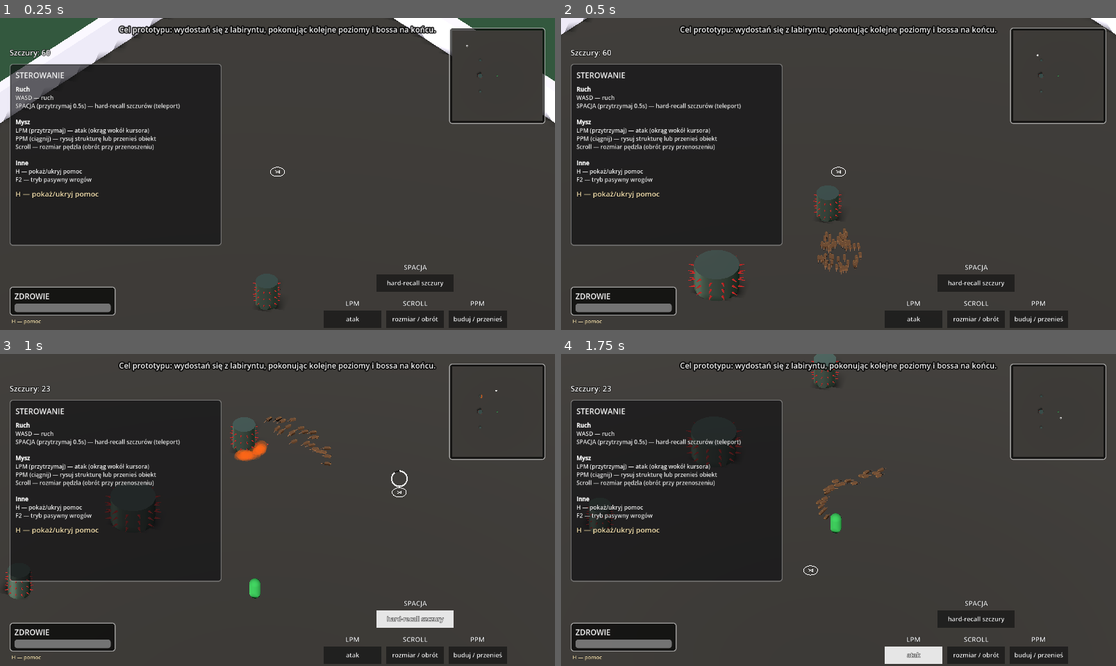
Above: before the commit, frames 1-4 (two rows, left to right).
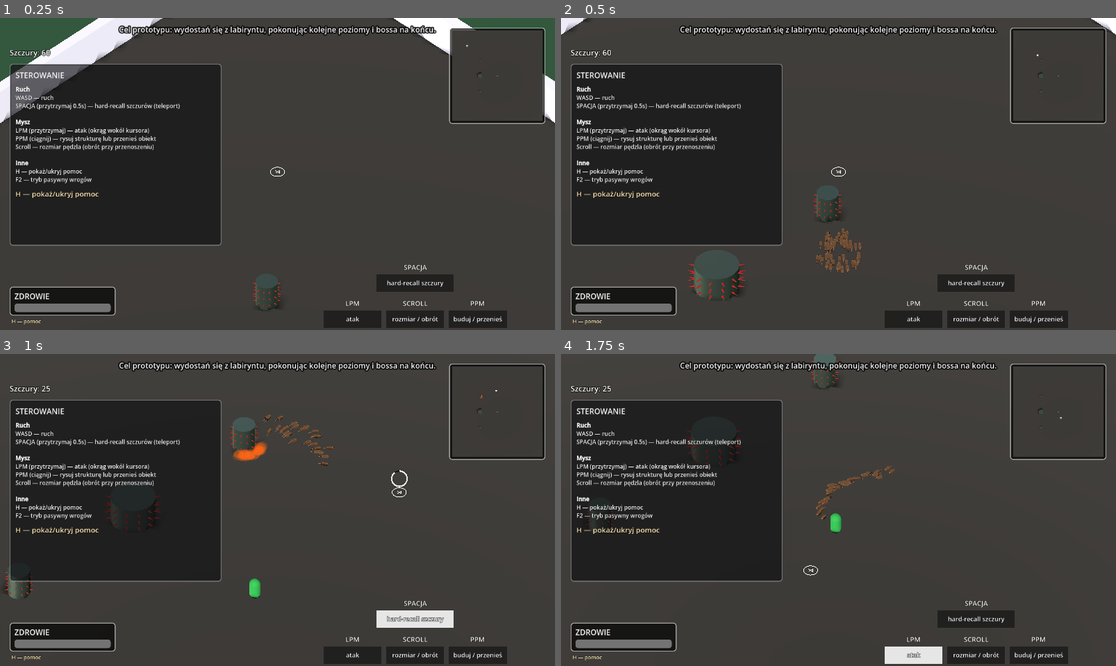
Above: after the commit, the same moments.

Repository: VirtuaIL/ZTGK-Prototyp
Game: Godot game, scene res://scenes/main.tscn
Same seed, same stepped clock (60 frames per second), same inputs: the game is played once before the commit and once after it.
Inputs (mouse positions are in pixels of both pictures, inside the frame that each line leads up to):
- Up to frame 1 (0.25 s): no input
- Up to frame 2 (0.5 s): no input
- Up to frame 3 (1 s): tap Enter at 0.5 s; move the mouse to (399, 494) at 0.52 s; hold D (move_right) from 0.53 s (still down); hold Space (recall_rats) from 0.53 s (still down); click (399, 494) at 0.67 s
- Up to frame 4 (1.75 s): release D (move_right) at 1.25 s; release Space (recall_rats) at 1.25 s; drag from (727, 525) to (810, 572) at 1.27 s

Frame 1 is identical in both runs. In frame 2, 0.3% of the frame differs, in the area x 45-55%, y 64-83%; in frame 3, 0.4%, in the area x 8-87%, y 10-36%; in frame 4, 0.3%.

Commit message:
poprawki

Diff:
--- a/scripts/cheese.gd
+++ b/scripts/cheese.gd
@@ -45,8 +45,18 @@
 	# Check for nearby rats manually (since rats have collision_layer=0)
 	var mgr = get_tree().get_first_node_in_group("rat_manager")
 	if mgr != null and "rats" in mgr:
+		# Podnoszenie przedmiotów jest możliwe TYLKO gdy szczury podążają za kursorem
+		# (nie atakują i nie niosą barda / obiektu)
+		var combat_active: bool = mgr.get("combat_rmb_down") == true
+		var carrying_bard: bool = mgr.get("grabbed_object") != null
+		if combat_active or carrying_bard:
+			return
+
 		for rat in mgr.rats:
 			if not is_instance_valid(rat):
+				continue
+			# Dodatkowa blokada: szczury w trybie carrier (niosą obiekt)
+			if rat.get("is_carrier") == true:
 				continue
 			var d_sq = global_position.distance_squared_to(rat.global_position)
 			if d_sq < pickup_radius * pickup_radius:
--- a/scripts/enemy.gd
+++ b/scripts/enemy.gd
@@ -446,7 +446,14 @@
 			if CheeseScene:
 				var c = CheeseScene.instantiate()
 				get_parent().add_child(c)
-				c.global_position = global_position
+				# Losowe wyrzucenie przedmiotu – nie centralnie pod wrogiem
+				var throw_angle := randf() * TAU
+				var throw_dist := randf_range(1.2, 2.5)
+				c.global_position = global_position + Vector3(
+					cos(throw_angle) * throw_dist,
+					0.0,
+					sin(throw_angle) * throw_dist
+				)
 				if c.has_method("set_type"):
 					c.set_type(randi() % 4)
 	)
--- a/scripts/gas_cloud.gd
+++ b/scripts/gas_cloud.gd
@@ -1,17 +1,27 @@
 extends Area3D
 
-@export var duration: float = 2.0
-@export var damage_per_tick: float = 5.0
+# Pojedynczy segment śladu gazowego zostawiany przez szczury.
+# Pojawia się jako półprzezroczysty dysk i zanika przez `duration` sekund.
+
+@export var duration: float = 2.5
+@export var damage_per_tick: float = 10.0   # zmienione z 5 na 10
 @export var damage_interval: float = 0.5
-@export var cloud_radius: float = 0.4
+@export var cloud_radius: float = 0.35
 
 var _time_alive: float = 0.0
 var _tick_timer: float = 0.0
 
 func _ready() -> void:
-	# Make sure it only interacts with enemies
-	# If enemies are on a certain mask, we can set that, but we'll also just check groups
-	pass
+	var mesh_inst = $MeshInstance3D
+	if mesh_inst:
+		var mat = StandardMaterial3D.new()
+		mat.albedo_color = Color(0.1, 0.85, 0.15, 0.55)
+		mat.transparency = BaseMaterial3D.TRANSPARENCY_ALPHA
+		mat.shading_mode = BaseMaterial3D.SHADING_MODE_UNSHADED
+		mat.cull_mode = BaseMaterial3D.CULL_DISABLED
+		mesh_inst.material_override = mat
+		# Spłaszczony dysk poziomy
+		mesh_inst.scale = Vector3(cloud_radius * 2.0, 0.04, cloud_radius * 2.0)
 
 func _physics_process(delta: float) -> void:
 	_time_alive += delta
@@ -19,15 +29,13 @@
 		queue_free()
 		return
 
-	# visual pulse
+	# Zanikanie alpha w czasie – bez pulsowania, ciągły ślad
 	var mesh_inst = $MeshInstance3D
-	if mesh_inst:
-		var scale_val = 1.0 + sin(_time_alive * 5.0) * 0.1
-		mesh_inst.scale = Vector3(scale_val, scale_val, scale_val)
-		# fade out
-		if mesh_inst.material_override:
-			var mat = mesh_inst.material_override
-			mat.albedo_color.a = clampf(1.0 - (_time_alive / duration), 0.0, 0.6)
+	if mesh_inst and mesh_inst.material_override:
+		var mat = mesh_inst.material_override as StandardMaterial3D
+		if mat:
+			var progress: float = _time_alive / duration
+			mat.albedo_color.a = clampf(0.55 * (1.0 - progress), 0.0, 0.55)
 
 	_tick_timer -= delta
 	if _tick_timer <= 0.0:
--- a/scripts/rat.gd
+++ b/scripts/rat.gd
@@ -108,6 +108,12 @@
 	var mgr = get_tree().get_first_node_in_group("rat_manager")
 	if mgr != null and "buff_purple_timer" in mgr:
 		if mgr.buff_purple_timer > 0.0:
+			# Ustaw fioletowy kolor szczurów (wczesny return blokuje blok materiału poniżej)
+			if mgr.has_method("get_current_buff_material"):
+				var mat = mgr.get_current_buff_material()
+				$Body.material_override = mat
+				$Tail.material_override = mat
+				$Head.material_override = mat
 			if not is_on_floor():
 				velocity.y -= ProjectSettings.get_setting("physics/3d/default_gravity") * delta * 50
 			else:
@@ -120,8 +126,9 @@
 		if mgr.buff_green_timer > 0.0:
 			_gas_timer -= delta
 			var speed_sq = velocity.x * velocity.x + velocity.z * velocity.z
-			if _gas_timer <= 0.0 and speed_sq > 0.1:
-				_gas_timer = 0.2
+			# Gęstszy ślad: co 0.07s gdy szczur się porusza → ciągła smuga
+			if _gas_timer <= 0.0 and speed_sq > 0.05:
+				_gas_timer = 0.07
 				if GasCloudScene:
 					var p = get_parent()
 					if p:
